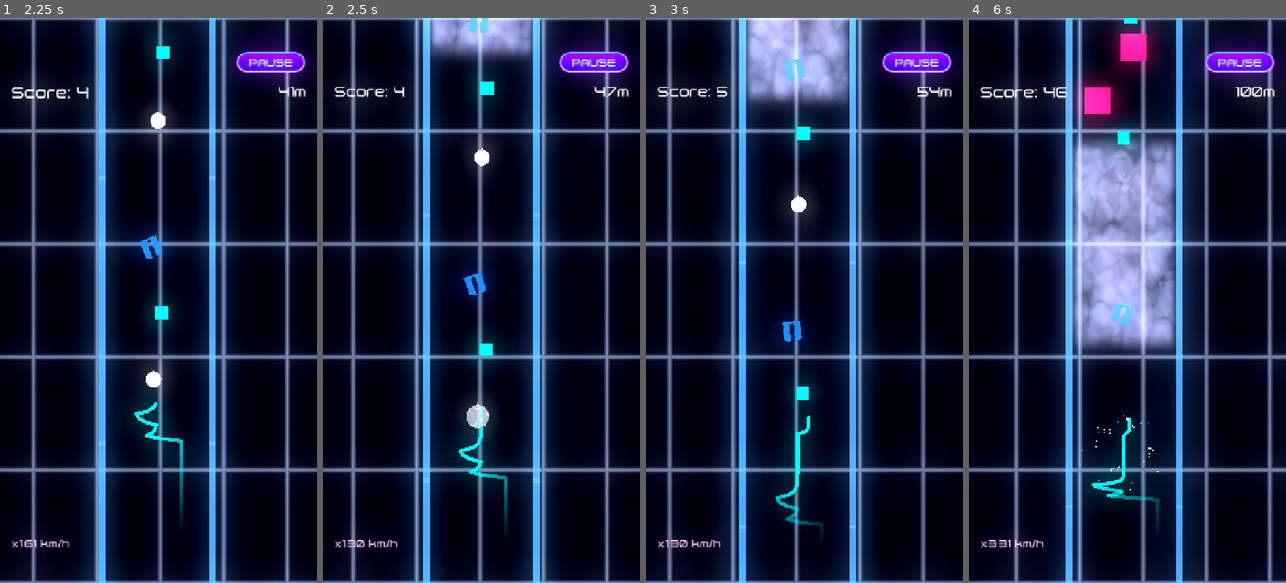
Above: before the commit, frames 1-4 (left to right).
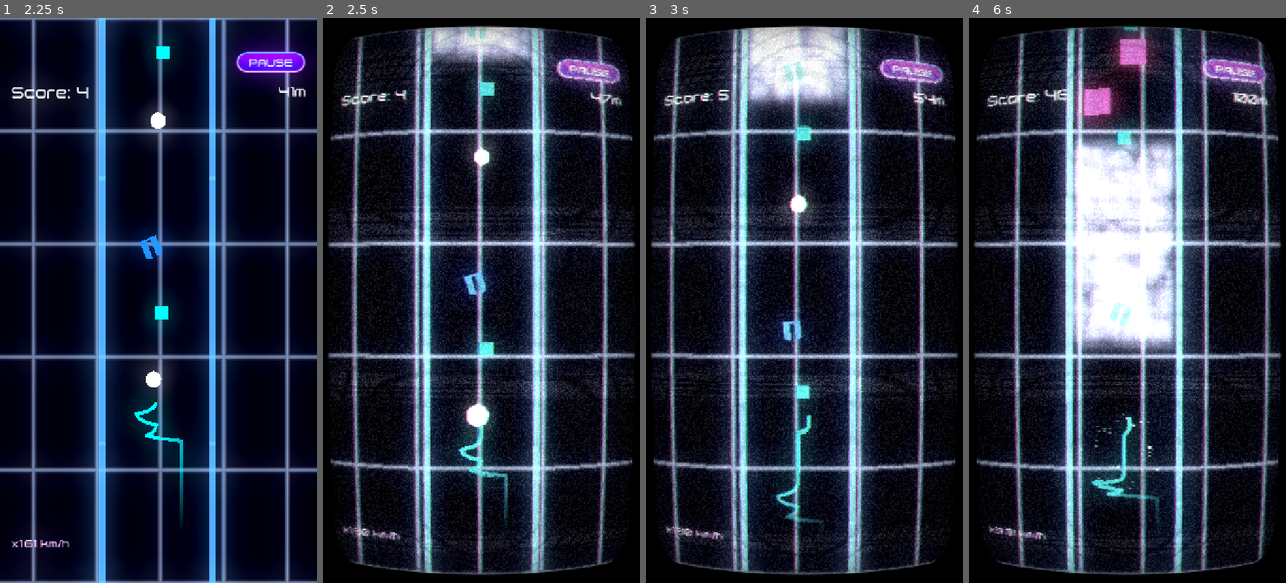
Above: after the commit, the same moments.

Repository: topher235/neon-drifter
Game: Godot game, scene res://scenes/main/main.tscn
Same seed, same stepped clock (60 frames per second), same inputs: the game is played once before the commit and once after it.
Inputs (mouse positions are in pixels of both pictures, inside the frame that each line leads up to):
- Up to frame 1 (2.25 s): click "PLAY" at 0.5 s; tap Enter (ui_accept) at 1.25, 1.52 s; move the mouse to (228, 272) at 1.27 s; press the mouse at (228, 272) at 1.28 s; move the mouse to (95, 328) at 2.02 s; release the mouse at (95, 328) at 2.03 s; click (95, 328) at 2.1 s
- Up to frame 2 (2.5 s): tap Enter (ui_accept) at 2.27 s
- Up to frame 3 (3 s): move the mouse to (836, 176) at 2.77 s; press the mouse at (836, 176) at 2.78 s
- Up to frame 4 (6 s): move the mouse to (1111, 413) at 3.52 s; release the mouse at (1111, 413) at 3.53 s; click (1111, 413) at 3.6 s; tap Enter (ui_accept) at 3.77, 4.52, 5.27 s; move the mouse to (1222, 385) at 4.27 s; press the mouse at (1222, 385) at 4.28 s; move the mouse to (1032, 215) at 5.02 s; release the mouse at (1032, 215) at 5.03 s; click (1032, 215) at 5.1 s; move the mouse to (1143, 300) at 5.77 s; press the mouse at (1143, 300) at 5.78 s

Frame 1 is identical in both runs. In frame 2, 42% of the frame differs, in the area x 0-100%, y 0-100%; in frame 3, 43%; in frame 4, 51%.

Commit message:
Add CRT shader to stopwatch effect

Diff:
--- /dev/null
+++ b/assets/shaders/crt_effect.gdshader
@@ -0,0 +1,168 @@
+shader_type canvas_item;
+
+
+uniform sampler2D SCREEN_TEXTURE : hint_screen_texture, filter_linear_mipmap;
+
+
+uniform bool overlay = false;
+
+uniform float scanlines_opacity : hint_range(0.0, 1.0) = 0.4;
+uniform float scanlines_width : hint_range(0.0, 0.5) = 0.25;
+uniform float grille_opacity : hint_range(0.0, 1.0) = 0.3;
+uniform vec2 resolution = vec2(640.0, 480.0);
+
+uniform bool pixelate = true;
+
+uniform bool roll = true;
+uniform float roll_speed = 8.0;
+uniform float roll_size : hint_range(0.0, 100.0) = 15.0;
+uniform float roll_variation : hint_range(0.1, 5.0) = 1.8;
+uniform float distort_intensity : hint_range(0.0, 0.2) = 0.05;
+
+uniform float noise_opacity : hint_range(0.0, 1.0) = 0.4;
+uniform float noise_speed = 5.0;
+
+uniform float static_noise_intensity : hint_range(0.0, 1.0) = 0.06;
+
+uniform float aberration : hint_range(-1.0, 1.0) = 0.03;
+uniform float brightness = 1.4;
+uniform bool discolor = true;
+
+uniform float warp_amount : hint_range(0.0, 5.0) = 1.0;
+uniform bool clip_warp = false;
+
+uniform float vignette_intensity = 0.4;
+uniform float vignette_opacity : hint_range(0.0, 1.0) = 0.5;
+
+
+
+vec2 random(vec2 uv){
+    uv = vec2(dot(uv, vec2(127.1,311.7)), dot(uv, vec2(269.5,183.3)));
+    return -1.0 + 2.0 * fract(sin(uv) * 43758.5453123);
+}
+
+float noise(vec2 uv) {
+    vec2 uv_index = floor(uv);
+    vec2 uv_fract = fract(uv);
+    vec2 blur = smoothstep(0.0, 1.0, uv_fract);
+
+    return mix(
+        mix(dot(random(uv_index + vec2(0.0,0.0)), uv_fract - vec2(0.0,0.0)),
+            dot(random(uv_index + vec2(1.0,0.0)), uv_fract - vec2(1.0,0.0)), blur.x),
+        mix(dot(random(uv_index + vec2(0.0,1.0)), uv_fract - vec2(0.0,1.0)),
+            dot(random(uv_index + vec2(1.0,1.0)), uv_fract - vec2(1.0,1.0)), blur.x),
+        blur.y
+    ) * 0.5 + 0.5;
+}
+
+vec2 warp(vec2 uv){
+    vec2 delta = uv - 0.5;
+    float delta2 = dot(delta.xy, delta.xy);
+    float delta4 = delta2 * delta2;
+    float delta_offset = delta4 * warp_amount;
+    return uv + delta * delta_offset;
+}
+
+float border (vec2 uv){
+    float radius = min(warp_amount, 0.08);
+    radius = max(min(min(abs(radius * 2.0), abs(1.0)), abs(1.0)), 1e-5);
+    vec2 abs_uv = abs(uv * 2.0 - 1.0) - vec2(1.0, 1.0) + radius;
+    float dist = length(max(vec2(0.0), abs_uv)) / radius;
+    float square = smoothstep(0.96, 1.0, dist);
+    return clamp(1.0 - square, 0.0, 1.0);
+}
+
+float vignette(vec2 uv){
+    uv *= 1.0 - uv.xy;
+    float vignette = uv.x * uv.y * 15.0;
+    return pow(vignette, vignette_intensity * vignette_opacity);
+}
+
+
+void fragment()
+{
+    vec2 uv = overlay ? warp(SCREEN_UV) : warp(UV);
+    vec2 text_uv = uv;
+    vec2 roll_uv = vec2(0.0);
+    float time = roll ? TIME : 0.0;
+
+    if (pixelate){
+        text_uv = ceil(uv * resolution) / resolution;
+    }
+
+    float roll_line = 0.0;
+    if (roll || noise_opacity > 0.0){
+        roll_line = smoothstep(0.3, 0.9, sin(uv.y * roll_size - (time * roll_speed)));
+        roll_line *= roll_line * smoothstep(0.3, 0.9, sin(uv.y * roll_size * roll_variation - (time * roll_speed * roll_variation)));
+        roll_uv = vec2((roll_line * distort_intensity * (1.-UV.x)), 0.0);
+    }
+
+    vec4 text;
+    if (roll){
+        text.r = texture(SCREEN_TEXTURE, text_uv + roll_uv * 0.8 + vec2(aberration, 0.0) * .1).r;
+        text.g = texture(SCREEN_TEXTURE, text_uv + roll_uv * 1.2 - vec2(aberration, 0.0) * .1).g;
+        text.b = texture(SCREEN_TEXTURE, text_uv + roll_uv).b;
+        text.a = 1.0;
+    } else {
+        text.r = texture(SCREEN_TEXTURE, text_uv + vec2(aberration, 0.0) * .1).r;
+        text.g = texture(SCREEN_TEXTURE, text_uv - vec2(aberration, 0.0) * .1).g;
+        text.b = texture(SCREEN_TEXTURE, text_uv).b;
+        text.a = 1.0;
+    }
+
+    float r = text.r;
+    float g = text.g;
+    float b = text.b;
+
+    uv = warp(UV);
+
+    if (grille_opacity > 0.0){
+        float g_r = smoothstep(0.85, 0.95, abs(sin(uv.x * (resolution.x * 3.14159265))));
+        r = mix(r, r * g_r, grille_opacity);
+
+        float g_g = smoothstep(0.85, 0.95, abs(sin(1.05 + uv.x * (resolution.x * 3.14159265))));
+        g = mix(g, g * g_g, grille_opacity);
+
+        float b_b = smoothstep(0.85, 0.95, abs(sin(2.1 + uv.x * (resolution.x * 3.14159265))));
+        b = mix(b, b * b_b, grille_opacity);
+    }
+
+    text.r = clamp(r * brightness, 0.0, 1.0);
+    text.g = clamp(g * brightness, 0.0, 1.0);
+    text.b = clamp(b * brightness, 0.0, 1.0);
+
+    float scanlines = 0.5;
+    if (scanlines_opacity > 0.0){
+        scanlines = smoothstep(scanlines_width, scanlines_width + 0.5, abs(sin(uv.y * (resolution.y * 3.14159265))));
+        text.rgb = mix(text.rgb, text.rgb * vec3(scanlines), scanlines_opacity);
+    }
+
+    if (noise_opacity > 0.0){
+        float n = smoothstep(0.4, 0.5, noise(uv * vec2(2.0, 200.0) + vec2(10.0, (TIME * (noise_speed)))));
+        roll_line *= n * scanlines * clamp(random((ceil(uv * resolution) / resolution) + vec2(TIME * 0.8, 0.0)).x + 0.8, 0.0, 1.0);
+        text.rgb = clamp(mix(text.rgb, text.rgb + roll_line, noise_opacity), vec3(0.0), vec3(1.0));
+    }
+
+    if (static_noise_intensity > 0.0){
+        text.rgb += clamp(random((ceil(uv * resolution) / resolution) + fract(TIME)).x, 0.0, 1.0) * static_noise_intensity;
+    }
+
+    text.rgb *= border(uv);
+    text.rgb *= vignette(uv);
+
+    if (clip_warp){
+        text.a = border(uv);
+    }
+
+    if (discolor){
+        float saturation = 0.5;
+        float contrast = 1.2;
+        vec3 greyscale = vec3(text.r + text.g + text.b) / 3.;
+        text.rgb = mix(text.rgb, greyscale, saturation);
+
+        float midpoint = pow(0.5, 2.2);
+        text.rgb = (text.rgb - vec3(midpoint)) * contrast + midpoint;
+    }
+
+    COLOR = text;
+}
--- /dev/null
+++ b/autoload/events.gd
@@ -0,0 +1,4 @@
+extends Node
+
+signal crt_enabled
+signal crt_disabled
--- a/autoload/game_manager.gd
+++ b/autoload/game_manager.gd
@@ -193,6 +193,7 @@
         target_speed *= slowdown_multiplier
         if slowdown_duration <= 0.0:
             slowdown_multiplier = 1.0
+            Events.crt_disabled.emit()
 
     current_speed = target_speed
     speed_changed.emit(current_speed)
--- a/project.godot
+++ b/project.godot
@@ -22,6 +22,7 @@
 AudioManager="*res://autoload/audio_manager.gd"
 SaveManager="*res://autoload/save_manager.gd"
 SceneManager="*res://autoload/scene_manager.gd"
+Events="*res://autoload/events.gd"
 
 [display]
 
--- a/scenes/collectibles/stopwatch.gd
+++ b/scenes/collectibles/stopwatch.gd
@@ -21,5 +21,8 @@
     if GameManager.has_method("activate_slowdown"):
         GameManager.activate_slowdown(slow_duration, slow_factor)
 
+    # Enable CRT effect
+    Events.crt_enabled.emit()
+
     AudioManager.play_sfx("orb_collect", -0.5)  # Even lower pitch for stopwatch
     _spawn_particles()
--- a/scenes/game/game.gd
+++ b/scenes/game/game.gd
@@ -5,6 +5,9 @@
 @onready var hud: CanvasLayer = $UI/Hud
 @onready var pause_screen: PauseScreen = $UI/PauseLayer/PauseScreen
 @onready var game_over_screen: Control = $UI/GameOverLayer/GameOver
+@onready var crt_overlay: ColorRect = $UI/CanvasLayer/CRTOverlay
+
+var crt_shader: ShaderMaterial
 
 func _ready() -> void:
     player.add_to_group("player")
@@ -18,6 +21,10 @@
     # Connect to GameManager signals
     GameManager.game_paused.connect(_on_game_paused)
     GameManager.game_resumed.connect(_on_game_resumed)
+
+    # Connect to global signals
+    Events.crt_enabled.connect(enable_crt_effect)
+    Events.crt_disabled.connect(disable_crt_effect)
 
     # Initialize systems
     tunnel_generator.initialize()
@@ -51,3 +58,12 @@
         pause_screen.hide_pause_screen()
     else:
         pause_screen.visible = false
+
+
+func enable_crt_effect() -> void:
+    if crt_overlay:
+        crt_overlay.visible = true
+
+func disable_crt_effect() -> void:
+    if crt_overlay:
+        crt_overlay.visible = false
--- a/scenes/game/game.tscn
+++ b/scenes/game/game.tscn
@@ -7,6 +7,7 @@
 [ext_resource type="PackedScene" uid="uid://c5ixwlkb1000h" path="res://scenes/ui/hud.tscn" id="5_5i0tg"]
 [ext_resource type="PackedScene" uid="uid://ctk67ij7axc7n" path="res://scenes/ui/game_over.tscn" id="6_bdhmt"]
 [ext_resource type="PackedScene" uid="uid://csh7moljbneva" path="res://scenes/ui/pause_screen.tscn" id="7_pause"]
+[ext_resource type="Shader" uid="uid://cfj6xyuliq7lp" path="res://assets/shaders/crt_effect.gdshader" id="8_87uf6"]
 
 [sub_resource type="Environment" id="Environment_glow"]
 background_mode = 3
@@ -24,6 +25,30 @@
 adjustment_brightness = 0.95
 adjustment_contrast = 1.15
 adjustment_saturation = 1.2
+
+[sub_resource type="ShaderMaterial" id="ShaderMaterial_2a8rs"]
+shader = ExtResource("8_87uf6")
+shader_parameter/overlay = true
+shader_parameter/scanlines_opacity = 0.0830000039425
+shader_parameter/scanlines_width = 0.0630000029925
+shader_parameter/grille_opacity = 0.0690000032775
+shader_parameter/resolution = Vector2(640, 480)
+shader_parameter/pixelate = true
+shader_parameter/roll = false
+shader_parameter/roll_speed = 8.0
+shader_parameter/roll_size = 21.26800101023
+shader_parameter/roll_variation = 1.04600004642512
+shader_parameter/distort_intensity = 0.0250000011875
+shader_parameter/noise_opacity = 0.118000005605
+shader_parameter/noise_speed = 5.0
+shader_parameter/static_noise_intensity = 0.1310000062225
+shader_parameter/aberration = 0.025000048687499943
+shader_parameter/brightness = 1.4
+shader_parameter/discolor = true
+shader_parameter/warp_amount = 0.5010000237975
+shader_parameter/clip_warp = false
+shader_parameter/vignette_intensity = 0.5
+shader_parameter/vignette_opacity = 0.2410000114475
 
 [node name="Game" type="Node2D"]
 script = ExtResource("1_0sr1o")
@@ -56,3 +81,15 @@
 
 [node name="GameOver" parent="UI/GameOverLayer" instance=ExtResource("6_bdhmt")]
 visible = false
+
+[node name="CanvasLayer" type="CanvasLayer" parent="UI"]
+
+[node name="CRTOverlay" type="ColorRect" parent="UI/CanvasLayer"]
+visible = false
+material = SubResource("ShaderMaterial_2a8rs")
+anchors_preset = 15
+anchor_right = 1.0
+anchor_bottom = 1.0
+grow_horizontal = 2
+grow_vertical = 2
+mouse_filter = 2
Not shown, added: assets/shaders/crt_effect.gdshader.uid
Not shown, added: autoload/events.gd.uid
Not shown: 1 places in scenes/game/game.tscn that only renumber resources
